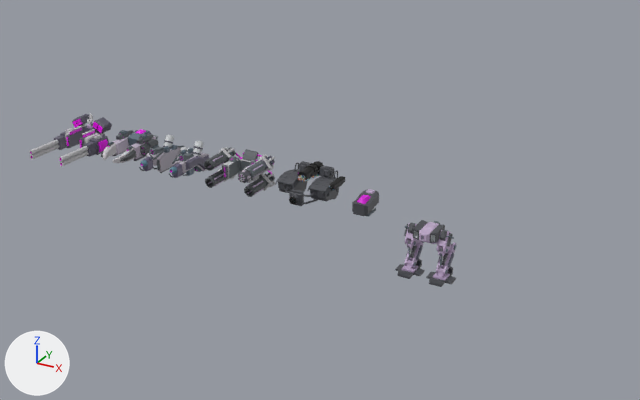
Renders of the FBX model Assets/04.Models/Robot.fbx from each side of a commit.
Before and after are seen from a camera (50 mm lens) standing at (37.5, -97.3, 55.8) and looking at (-21.3, 9.6, 2.4). Arrows for +X, +Y and +Z are at lower left; the lights stay in place. Where no turn or scale is listed for an object, it has been applied to the vertices. Vertices at the same position are counted once.

The scene before the commit, as lines of its bpy script (objects in view):
```python
ob_base = bpy.data.objects.new('Base', me_base)
ob_base.location = (-8.9, 0.1, 6.8)
ob_cylinder = bpy.data.objects.new('Cylinder', me_cylinder_001)
ob_cylinder.location = (-17.8, 2.4, 10.8)
ob_cylinder_003 = bpy.data.objects.new('Cylinder.003', me_cylinder_007)
ob_cylinder_003.location = (-17.8, -4.1, 8.4)
ob_cylinder_004 = bpy.data.objects.new('Cylinder.004', me_cylinder_008)
ob_cylinder_004.location = (-17.8, 0.1, 6.8)
ob_cylinder_005 = bpy.data.objects.new('Cylinder.005', me_cylinder_002)
ob_cylinder_005.location = (-12.7, 0.4, 10.8)
ob_weapon_0 = bpy.data.objects.new('Weapon_0', me_weapon_0)
ob_weapon_0.location = (-58.8, 0.1, 6.8)
ob_weapon_0.rotation_euler = (1.571, 0.0, 0.0)  # degrees (90, 0, 0)
ob_weapon_0.scale = (0.01, 0.01, 0.01)
ob_weapon_1 = bpy.data.objects.new('Weapon_1', me_weapon_1)
ob_weapon_1.location = (-49.6, 0.1, 6.8)
ob_weapon_2 = bpy.data.objects.new('Weapon_2', me_weapon_2)
ob_weapon_2.location = (-29.0, 0.1, 6.8)
ob_weapon_3 = bpy.data.objects.new('Weapon_3', me_weapon_3)
ob_weapon_3.location = (-39.9, 0.1, 6.8)
# also in view: 'Legs' at (0.0, 0.4, 3.4)
```
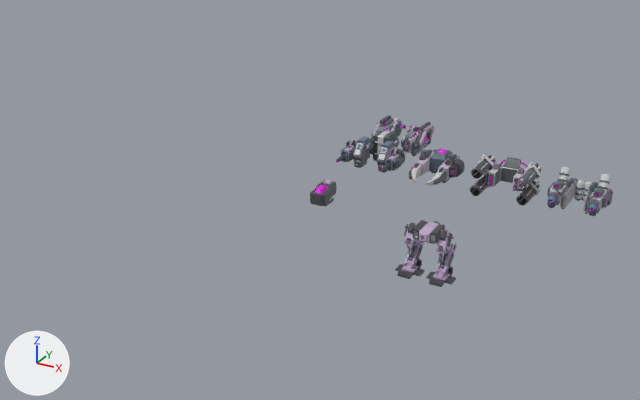
Pixel boxes (x1, y1, x2, y2) of what changed, in the pictures (640 x 400 px):
'Weapon_2', moved
    before: (204, 147, 275, 197)
    after: (470, 155, 542, 206)
'Weapon_0', reshaped, moved, rescaled (15% narrower, 20% shorter)
    before: (29, 114, 112, 167)
    after: (336, 131, 406, 173)
'Weapon_3', moved
    before: (139, 135, 209, 178)
    after: (547, 167, 613, 216)
'Weapon_1', moved
    before: (101, 129, 159, 163)
    after: (409, 149, 460, 186)
'Cylinder.004', deleted
    before: (275, 161, 342, 206)
'Weapon_4', added
    after: (371, 115, 434, 156)
'Base', moved
    before: (352, 189, 379, 216)
    after: (310, 180, 336, 206)
'Weapon_1_SubEngine', moved
    before: (140, 139, 159, 156)
    after: (449, 159, 465, 178)
'Cylinder', deleted
    before: (298, 161, 324, 182)
'Weapon_2_Revolver', moved
    before: (238, 170, 251, 183)
    after: (514, 178, 529, 192)
'Cylinder.005', deleted
    before: (329, 176, 345, 190)
'Cylinder.003', deleted
    before: (289, 197, 297, 204)
part 1 of me_weapon_0, rebuilt
    before: (54, 128, 80, 150)
    after: (341, 141, 357, 162)
part 2 of me_weapon_0, rebuilt
    before: (83, 134, 109, 157)
    after: (388, 148, 405, 171)
part 3 of me_weapon_0, built on
    before: (29, 114, 112, 167)
    after: (336, 131, 406, 173)

Patch to the scene script:
```diff
--- a/Assets/04.Models/Robot.fbx.py
+++ b/Assets/04.Models/Robot.fbx.py
@@ me_weapon_0 @@
 # used by ob_weapon_0; location = (-58.8, 0.1, 6.8); rotation_euler = (1.571, 0.0, 0.0), in degrees (90, 0, 0); scale = (0.01, 0.01, 0.01)
-me_weapon_0.from_pydata(...)  # 688 vertices, 591 faces; spans x -420.0..420.0, y -2.0..462.0, z -366.0..780.0
+me_weapon_0.from_pydata(...)  # 3932 vertices, 3604 faces; spans x -403.0..403.0, y 15.0..381.0, z -410.0..433.0
+# me_weapon_0 part 1: the loose piece of 56 vertices spanning x -420.0..-232.0, y -2.0..265.0, z -183.0..233.0 is rebuilt with 184 vertices and now spans x -401.0..-238.0, y 100.0..294.0, z -120.0..204.0
+# me_weapon_0 part 2: the loose piece of 56 vertices spanning x 232.0..420.0, y -2.0..265.0, z -183.0..233.0 is rebuilt with 184 vertices and now spans x 238.0..401.0, y 100.0..294.0, z -120.0..204.0
+# me_weapon_0 part 3: 496 vertices removed from x -339.0..339.0, y 24.0..462.0, z -366.0..780.0; 3564 vertices added at x -403.0..403.0, y 15.0..381.0, z -410.0..433.0
 me_weapon_0.materials.append(mat_material)
@@ me_weapon_4_001 @@
+me_weapon_4_001.from_pydata(...)  # 4642 vertices, 3730 faces; spans x -4.7..4.7, y -4.94..4.0, z -0.05..4.22
+me_weapon_4_001.materials.append(mat_material)  # picture img_lastdecaffeinepalette_png
@@ ob_base @@
 ob_base = bpy.data.objects.new('Base', me_base)
-ob_base.location = (-8.9, 0.1, 6.8)
+ob_base.location = (-15.4, 0.3, 6.8)
@@ ob_weapon_1_subengine @@
 ob_weapon_1_subengine = bpy.data.objects.new('Weapon_1_SubEngine', me_weapon_1_subengine)
-ob_weapon_1_subengine.location = (-47.2, 1.9, 8.7)
+ob_weapon_1_subengine.location = (-3.1, 16.3, 8.7)
@@ ob_weapon_0 @@
 ob_weapon_0 = bpy.data.objects.new('Weapon_0', me_weapon_0)
-ob_weapon_0.location = (-58.8, 0.1, 6.8)
+ob_weapon_0.location = (-15.0, 15.1, 6.8)
 ob_weapon_0.rotation_euler = (1.571, 0.0, 0.0)  # degrees (90, 0, 0)
-ob_weapon_0.scale = (0.01, 0.01, 0.01)
+ob_weapon_0.scale = (0.0118, 0.0118, 0.0118)
@@ ob_weapon_1 @@
 ob_weapon_1 = bpy.data.objects.new('Weapon_1', me_weapon_1)
-ob_weapon_1.location = (-49.6, 0.1, 6.8)
+ob_weapon_1.location = (-5.5, 14.5, 6.8)
@@ ob_cylinder_003 @@
-ob_cylinder_003 = bpy.data.objects.new('Cylinder.003', me_cylinder_007)
-ob_cylinder_003.location = (-17.8, -4.1, 8.4)
@@ ob_weapon_2 @@
 ob_weapon_2 = bpy.data.objects.new('Weapon_2', me_weapon_2)
-ob_weapon_2.location = (-29.0, 0.1, 6.8)
+ob_weapon_2.location = (5.0, 15.4, 6.8)
@@ ob_cylinder @@
-ob_cylinder = bpy.data.objects.new('Cylinder', me_cylinder_001)
-ob_cylinder.location = (-17.8, 2.4, 10.8)
@@ ob_weapon_2_revolver @@
 ob_weapon_2_revolver = bpy.data.objects.new('Weapon_2_Revolver', me_weapon_2_revolver)
-ob_weapon_2_revolver.location = (-25.7, -3.5, 10.2)
+ob_weapon_2_revolver.location = (8.4, 11.8, 10.2)
@@ ob_weapon_3 @@
 ob_weapon_3 = bpy.data.objects.new('Weapon_3', me_weapon_3)
-ob_weapon_3.location = (-39.9, 0.1, 6.8)
+ob_weapon_3.location = (15.3, 15.6, 6.8)
@@ ob_cylinder_004 @@
-ob_cylinder_004 = bpy.data.objects.new('Cylinder.004', me_cylinder_008)
-ob_cylinder_004.location = (-17.8, 0.1, 6.8)
@@ ob_cylinder_005 @@
-ob_cylinder_005 = bpy.data.objects.new('Cylinder.005', me_cylinder_002)
-ob_cylinder_005.location = (-12.7, 0.4, 10.8)
@@ ob_weapon_4 @@
+ob_weapon_4 = bpy.data.objects.new('Weapon_4', me_weapon_4_001)
+ob_weapon_4.location = (-15.0, 25.6, 6.8)
```
